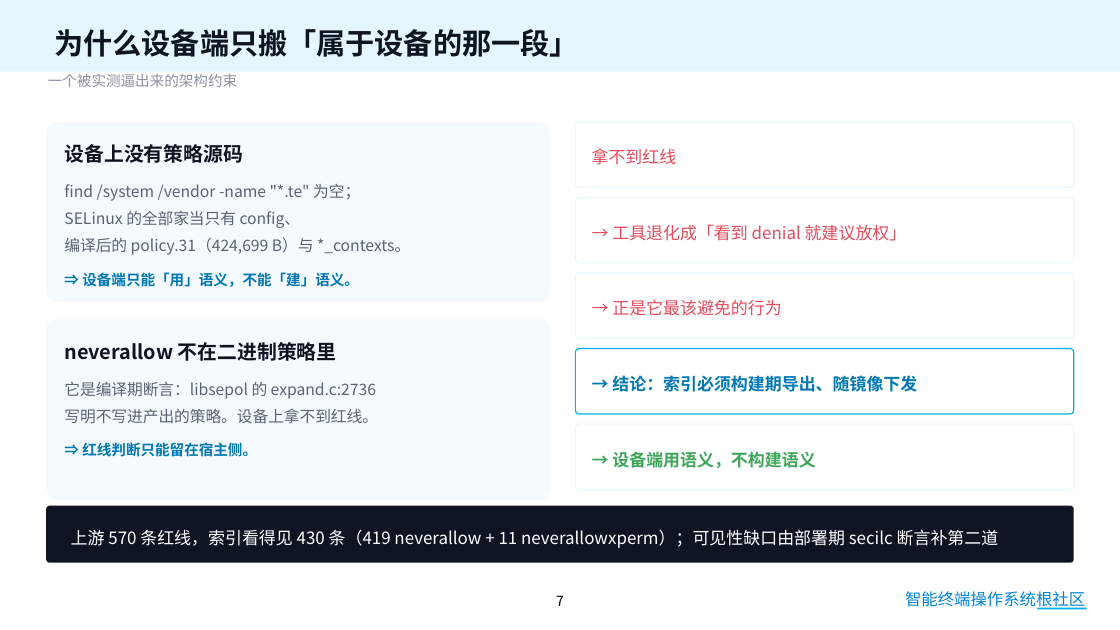
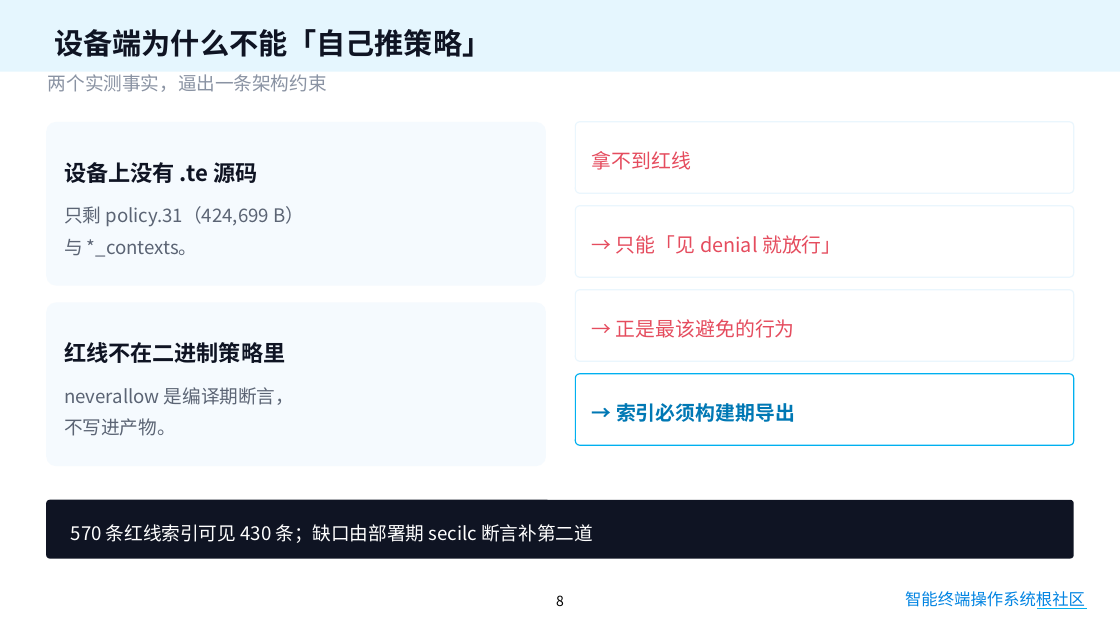
Before and after one commit to asymecat/policy_loop, a slide deck: slide 8 of docs/policy_loop-答辩.pptx (slide 7 before the commit). Drawn at 1120x630 pixels with LibreOffice and Linux fonts; fonts in the diff are those of the drawing; background and template pictures are left out. Boxes give left, top, right and bottom in pixels: in the first picture for what was removed or moved away, otherwise in the second. Text is boxed around its words. In the diff, an @@ line names an element or a change of style, - is before the commit and + after.

```diff
--- a/docs/policy_loop-答辩.pptx
+++ b/docs/policy_loop-答辩.pptx
@@ text at bbox=[54, 29, 491, 57]: text changed @@
-为什么设备端只搬「属于设备的那一段」
+设备端为什么不能「自己推策略」
@@ text at bbox=[48, 74, 327, 92]: text changed; size 12.5 to 16 pt @@
-一个被实测逼出来的架构约束
+两个实测事实，逼出一条架构约束
@@ rounded rectangle "设备上没有 .te 源码" at bbox=[46, 122, 546, 286]: vertical alignment top to middle @@
@@ rounded rectangle "设备上没有 .te 源码": place and size @@
-rounded rectangle "设备上没有 .te 源码" at bbox=[46, 122, 550, 302]
+rounded rectangle "设备上没有 .te 源码" at bbox=[46, 122, 546, 286]
@@ rounded rectangle "拿不到红线": place and size @@
-rounded rectangle "拿不到红线" at bbox=[576, 122, 1074, 187]
+rounded rectangle "拿不到红线" at bbox=[576, 122, 1074, 193]
@@ rounded rectangle "拿不到红线" at bbox=[576, 122, 1074, 193]: size 14.5 to 17 pt @@
@@ text in rounded rectangle at bbox=[64, 162, 304, 257]: text changed; size 13.5 to 16 pt @@
-设备上没有策略源码
-find /system /vendor -name "*.te" 为空；
-SELinux 的全部家当只有 config、
-编译后的 policy.31（424,699 B）与 *_contexts。
-⇒ 设备端只能「用」语义，不能「建」语义。
+设备上没有 .te 源码
+只剩 policy.31（424,699 B）
+与 *_contexts。
@@ rounded rectangle "→ 只能「见 denial 就放行」": place and size @@
-rounded rectangle "→ 只能「见 denial 就放行」" at bbox=[576, 197, 1074, 263]
+rounded rectangle "→ 只能「见 denial 就放行」" at bbox=[576, 206, 1074, 277]
@@ text in rounded rectangle at bbox=[616, 235, 841, 254]: text changed; size 14.5 to 17 pt @@
-→ 工具退化成「看到 denial 就建议放权」
+→ 只能「见 denial 就放行」
@@ rounded rectangle "→ 正是最该避免的行为": place and size @@
-rounded rectangle "→ 正是最该避免的行为" at bbox=[576, 273, 1074, 339]
+rounded rectangle "→ 正是最该避免的行为" at bbox=[576, 290, 1074, 361]
@@ rounded rectangle "红线不在二进制策略里": place and size @@
-rounded rectangle "红线不在二进制策略里" at bbox=[46, 319, 550, 500]
+rounded rectangle "红线不在二进制策略里" at bbox=[46, 302, 546, 466]
@@ rounded rectangle "红线不在二进制策略里" at bbox=[46, 302, 546, 466]: vertical alignment top to middle @@
@@ text in rounded rectangle at bbox=[616, 319, 795, 338]: text changed; size 14.5 to 17 pt @@
-→ 正是它最该避免的行为
+→ 正是最该避免的行为
@@ text in rounded rectangle at bbox=[64, 342, 294, 436]: text changed; size 13.5 to 16 pt @@
-neverallow 不在二进制策略里
-它是编译期断言：libsepol 的 expand.c:2736
-写明不写进产出的策略。设备上拿不到红线。
-⇒ 红线判断只能留在宿主侧。
+红线不在二进制策略里
+neverallow 是编译期断言，
+不写进产物。
@@ rounded rectangle "→ 索引必须构建期导出": place and size @@
-rounded rectangle "→ 索引必须构建期导出" at bbox=[576, 349, 1074, 414]
+rounded rectangle "→ 索引必须构建期导出" at bbox=[576, 374, 1074, 445]
@@ text in rounded rectangle at bbox=[616, 403, 795, 422]: text changed; size 14.5 to 17 pt @@
-→ 结论：索引必须构建期导出、随镜像下发
+→ 索引必须构建期导出
@@ rounded rectangle removed at bbox=[576, 424, 1074, 490] @@
-→ 设备端用语义，不构建语义
@@ rounded rectangle "570 条红线索引可见 430 条；缺口由部署期 secilc ...": place and size @@
-rounded rectangle "570 条红线索引可见 430 条；缺口由部署期 secilc ..." at bbox=[46, 506, 1074, 563]
+rounded rectangle "570 条红线索引可见 430 条；缺口由部署期 secilc ..." at bbox=[46, 500, 1074, 559]
@@ text in rounded rectangle at bbox=[71, 524, 593, 543]: text changed; size 14.5 to 16 pt @@
-上游 570 条红线，索引看得见 430 条（419 neverallow + 11 neverallowxperm）；可见性缺口由部署期 secilc 断言补第二道
+570 条红线索引可见 430 条；缺口由部署期 secilc 断言补第二道
@@ page number at bbox=[556, 595, 564, 606]: text changed @@
-7
+8
@@ text "智能终端操作系统根社区" at bbox=[905, 591, 1085, 609]: text colour #0284E2 to gradient #0284E2 to #00B050 @@
```
Also in this commit, not shown: 20 other slides changed, 1 slide added, 1 other file.
